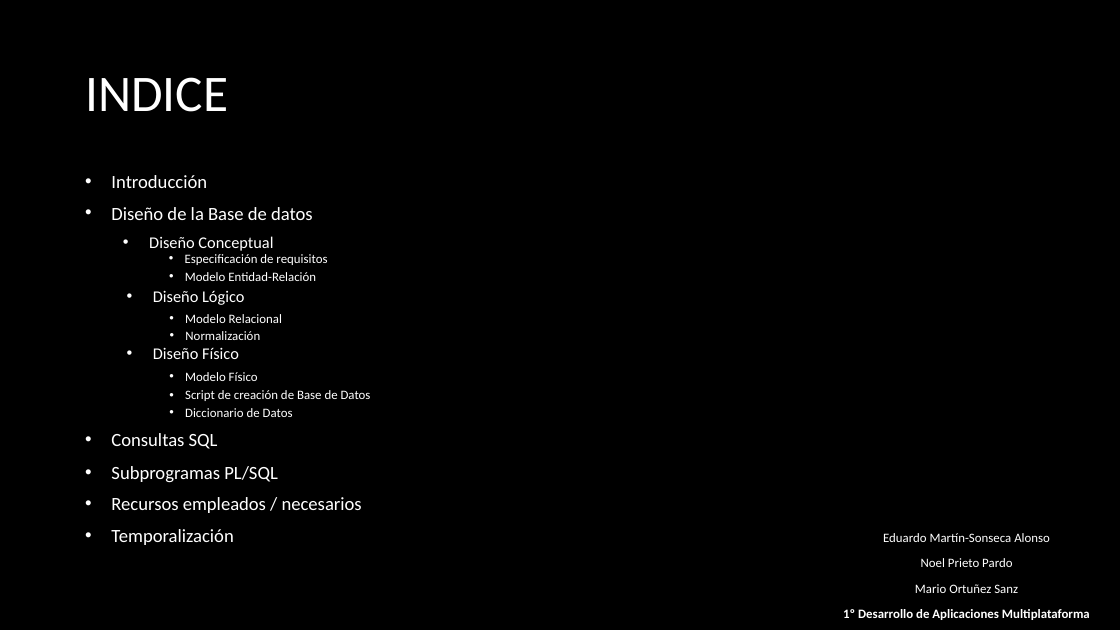
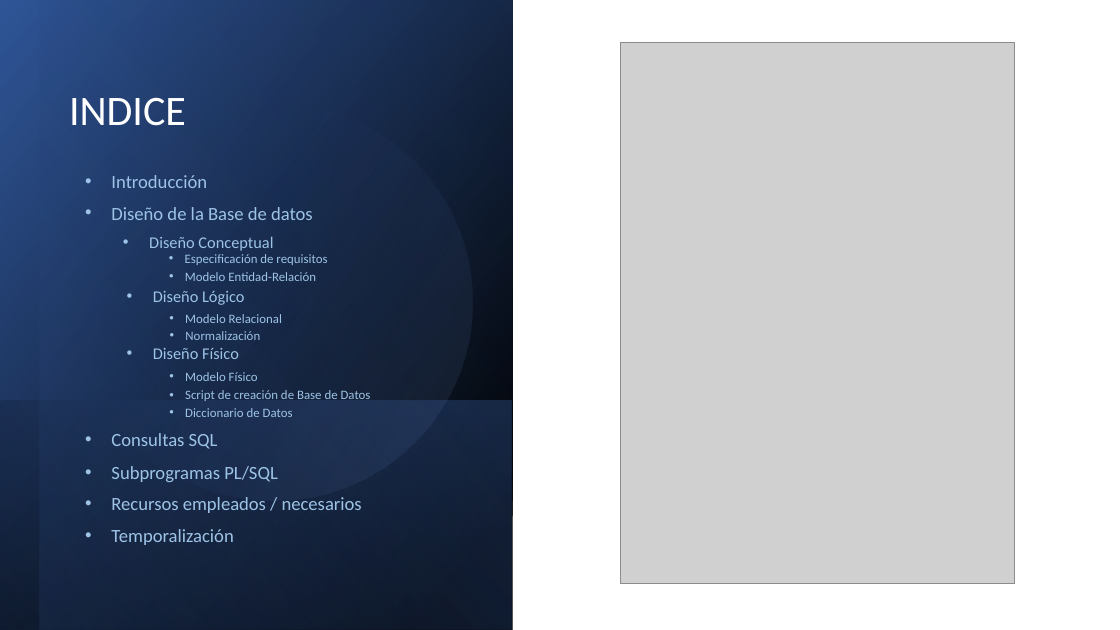
Before and after one commit to maraloeDev/Proyecto-de-Bases-de-Datos, a slide deck: slide 2 of Defensa proyecto intermodular.pptx. Drawn at 1120x630 pixels with LibreOffice and Linux fonts; fonts in the diff are those of the drawing; grey boxes stand for pictures; background and template pictures are left out. Boxes give left, top, right and bottom in pixels: in the first picture for what was removed or moved away, otherwise in the second. Text is boxed around its words. In the diff, an @@ line names an element or a change of style, - is before the commit and + after.

```diff
--- a/Defensa proyecto intermodular.pptx
+++ b/Defensa proyecto intermodular.pptx
@@ background picture (left out) to #FFFFFF @@
@@ rectangle added at box(0, 0, 513, 630), fill gradient #000000 to #2F5597 @@
@@ rectangle added at box(40, 0, 513, 630), fill gradient #000000 to #4472C4 @@
@@ picture added at box(621, 42, 1016, 584) @@
@@ ellipse added at box(40, 68, 508, 536), fill gradient #4472C4 to #8FAADC @@
@@ title "INDICE": place and size @@
-title "INDICE" at box(85, 77, 228, 112)
+title "INDICE" at box(69, 97, 186, 126)
@@ title "INDICE" at box(69, 97, 186, 126): size 44 to 36 pt; vertical alignment middle to bottom @@
@@ rectangle added at box(0, 400, 512, 630), fill gradient #4472C4 to #000000 @@
@@ text colour #FFFFFF to #9DC3E6 in 16 elements at box(111, 207, 313, 220), box(149, 236, 273, 251), box(111, 175, 207, 188), box(185, 254, 327, 265), box(185, 272, 316, 281), box(153, 291, 244, 305), box(185, 314, 282, 323), box(185, 331, 260, 340), box(153, 348, 239, 359), box(185, 372, 258, 381), box(185, 390, 371, 401), box(185, 408, 293, 417), box(111, 433, 218, 449), box(111, 466, 278, 482), box(111, 497, 362, 513), box(111, 529, 233, 545) @@
@@ text removed at box(843, 533, 1090, 620) @@
-Eduardo Martín-Sonseca Alonso
-Noel Prieto Pardo
-Mario Ortuñez Sanz
-1º Desarrollo de Aplicaciones Multiplataforma
```
Also in this commit, not shown: 4 other slides changed, 1 slide added, 1 other file.
